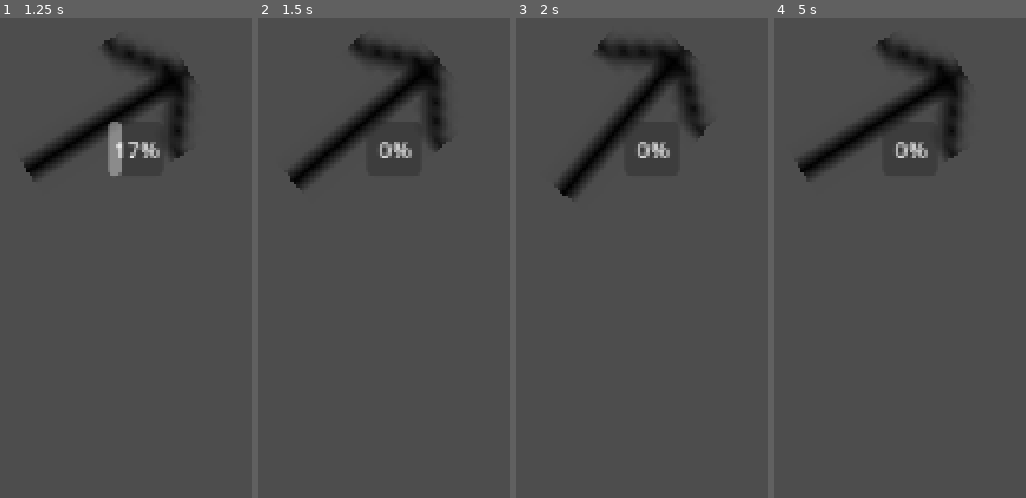
Above: before the commit, frames 1-4 (left to right).
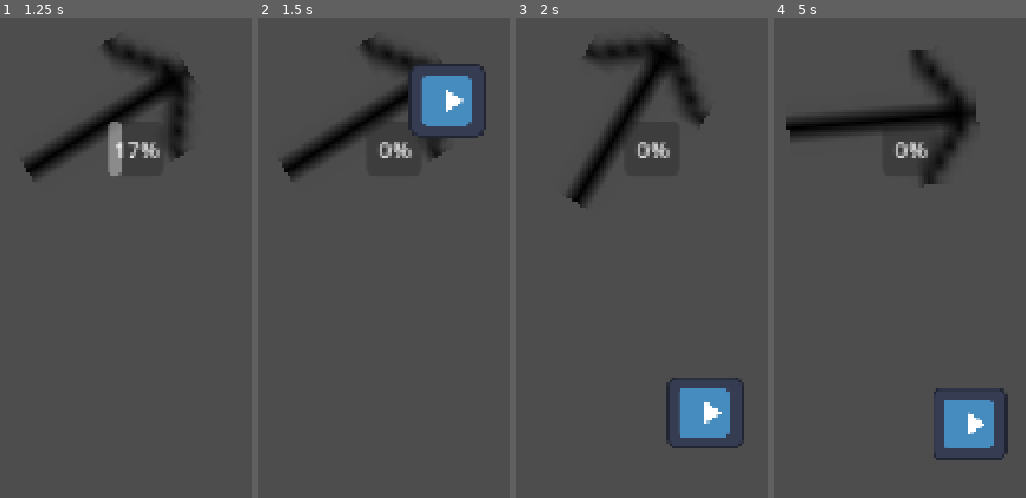
Above: after the commit, the same moments.

Repository: antonizamorais/game-jam-rede
Game: Godot game, scene res://game_controller.tscn
Two runs of this game, one before a commit and one after it. Both use one fixed random seed, a clock stepped at 60 frames per second and the inputs below. The engine's default icon, where the game draws it, is replaced by a stand-in: a white triangle on a blue panel in a dark square.
Inputs:
- Up to frame 1 (1.25 s): hold Space (launch_button) from 0.53 s (still down)
- Up to frame 2 (1.5 s): tap Enter at 1.25 s; release Space (launch_button) at 1.28 s; tap Space (launch_button) at 1.35 s
- Up to frame 3 (2 s): no input
- Up to frame 4 (5 s): hold Space (launch_button) 2.03-2.78 s; tap Space (launch_button) at 2.85, 4.35 s; hold Space (launch_button) 3.53-4.28 s; tap Enter at 4.25 s

Frame 1 is identical in both runs. In frame 2, 5.1% of the frame differs, in the area x 9-91%, y 4-36%; in frame 3, 5.3%; in frame 4, 8.3%, in the area x 4-93%, y 4-93%.

Commit message:
test: add `Projectile` test scene.
+ Calculates and shows trajectory preview for projectile ballistics.

Diff:
--- a/game_controller.tscn
+++ b/game_controller.tscn
@@ -2,6 +2,7 @@
 
 [ext_resource type="Texture2D" uid="uid://cv8usfcvikrpn" path="res://seta.svg" id="1_3iy47"]
 [ext_resource type="Script" uid="uid://bhfcy34qr1m05" path="res://game_controller.gd" id="1_soqow"]
+[ext_resource type="PackedScene" uid="uid://jpul0wfqybwt" path="res://projectile.tscn" id="2_vgxje"]
 
 [sub_resource type="Animation" id="Animation_pip85"]
 length = 0.001
@@ -81,6 +82,7 @@
 [node name="GameController" type="Node2D" unique_id=1076088073]
 position = Vector2(556, 329)
 script = ExtResource("1_soqow")
+projectile_scene = ExtResource("2_vgxje")
 
 [node name="AimPivot" type="Node2D" parent="." unique_id=774958404]
 
--- a/project.godot
+++ b/project.godot
@@ -20,6 +20,16 @@
 window/stretch/mode="canvas_items"
 window/stretch/aspect="expand"
 
+[editor]
+
+movie_writer/movie_file="/home/gersonfedutra/Projects/Godot/4.7.2/game-jam-rede/.bin/output.avi"
+
+[file_customization]
+
+folder_colors={
+"res://test/": "orange"
+}
+
 [input]
 
 launch_button={
--- /dev/null
+++ b/test/projectile_test.tscn
@@ -0,0 +1,119 @@
+[gd_scene format=3 uid="uid://cwdafdcuf86og"]
+
+[sub_resource type="GDScript" id="GDScript_h65gn"]
+script/source = "@tool
+extends Node2D
+
+@export_category(\"Shooter\")
+
+@export_range(0.0, 100000.0, 10.0) var force := 1000.0:
+	set(value):
+		force = value
+		_update_trajectory()
+
+
+@export_category(\"Projectile\")
+
+@export_range(0.001, 1000.0, 0.001) var mass := 1.0:
+	set(value):
+		mass = value
+		_update_trajectory()
+
+@export_range(0.0, 90.0, 1.0) var angle := 45.0:
+	set(value):
+		angle = value
+		_update_trajectory()
+
+@export_range(0.0, 5000.0, 10.0) var gravity := 980.0:
+	set(value):
+		gravity = value
+		_update_trajectory()
+
+
+@export_category(\"Trajectory Preview\")
+
+@export_range(0.1, 30.0, 0.1) var trajectory_time := 5.0:
+	set(value):
+		trajectory_time = value
+		_update_trajectory()
+
+@export_range(0.005, 0.5, 0.005) var sample_step := 0.05:
+	set(value):
+		sample_step = value
+		_update_trajectory()
+
+@export_range(0.1, 20.0, 0.1) var trajectory_width := 2.0:
+	set(value):
+		trajectory_width = value
+		if is_instance_valid(trajectory):
+			trajectory.width = value
+
+
+var trajectory: Line2D
+
+
+func _ready() -> void:
+	_ensure_trajectory()
+	_update_trajectory()
+
+
+func _ensure_trajectory() -> void:
+	if is_instance_valid(trajectory):
+		return
+
+	trajectory = Line2D.new()
+	trajectory.name = \"Trajectory\"
+	trajectory.width = trajectory_width
+
+	add_child(
+		trajectory,
+		false,
+		Node.INTERNAL_MODE_BACK
+	)
+
+
+func _update_trajectory() -> void:
+	if not is_inside_tree():
+		return
+
+	_ensure_trajectory()
+
+	if mass <= 0.0:
+		trajectory.clear_points()
+		return
+
+	# Force is treated as impulse:
+	# J = Δp = m * Δv
+	var initial_speed := force / mass
+
+	var angle_rad := deg_to_rad(angle)
+
+	var initial_velocity := Vector2(
+		cos(angle_rad),
+		-sin(angle_rad)
+	) * initial_speed
+
+	var gravity_vector := Vector2.DOWN * gravity
+
+	var sample_count := maxi(
+		1,
+		ceili(trajectory_time / sample_step)
+	)
+
+	var points := PackedVector2Array()
+
+	for i in range(sample_count + 1):
+		var t := trajectory_time * float(i) / sample_count
+
+		var position := (
+			initial_velocity * t
+			+ 0.5 * gravity_vector * t * t
+		)
+
+		points.append(position)
+
+	trajectory.points = points
+"
+
+[node name="ProjectileTest" type="Node2D" unique_id=573185360]
+script = SubResource("GDScript_h65gn")
